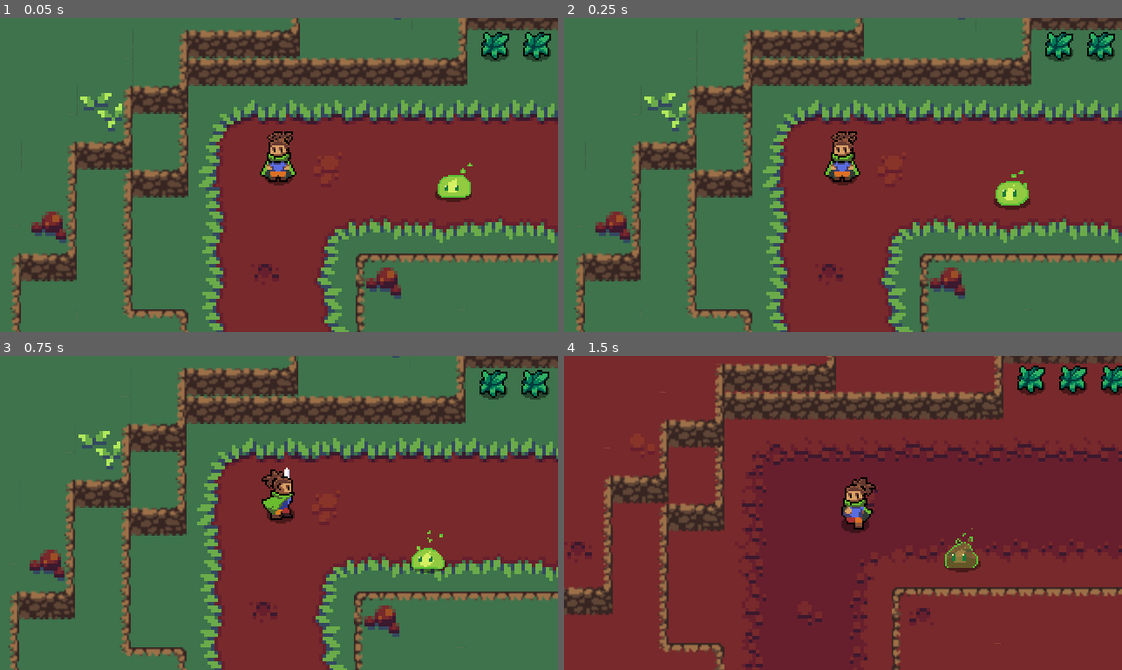
Above: before the commit, frames 1-4 (two rows, left to right).
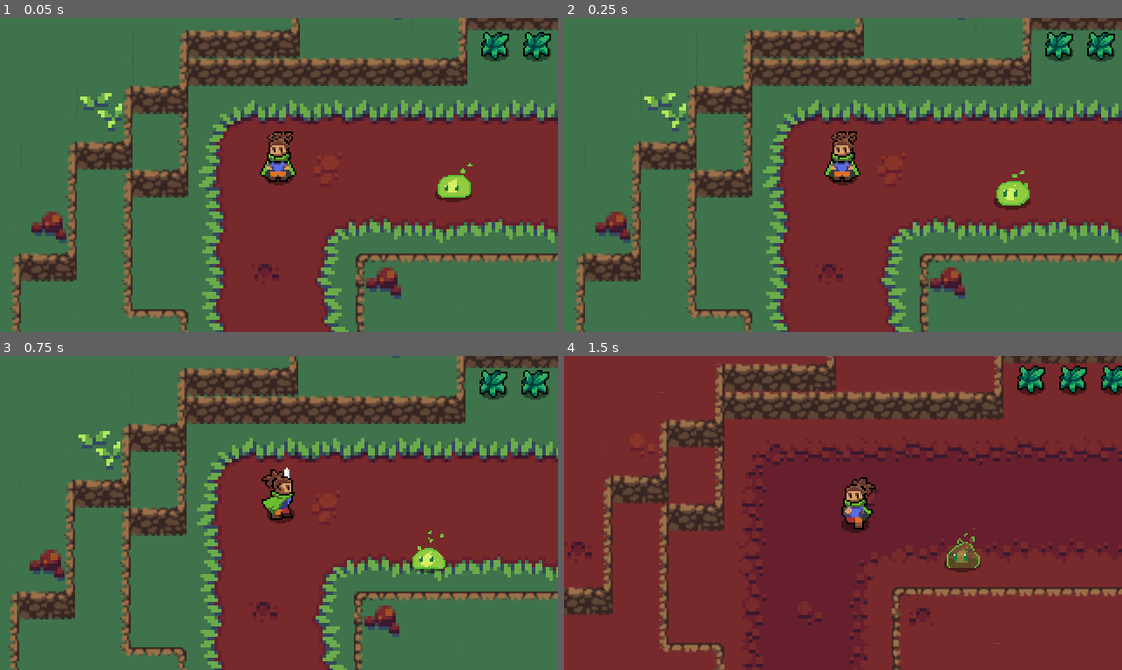
Above: after the commit, the same moments.

Repository: Thomas-Arndt/RPG.1
Game: Godot game, scene res://World/World.tscn
Two runs of this game, one before a commit and one after it. Both use one fixed random seed, a clock stepped at 60 frames per second and the inputs below.
Inputs:
- Up to frame 1 (0.05 s): no input
- Up to frame 2 (0.25 s): no input
- Up to frame 3 (0.75 s): hold Right (ui_right) from 0.53 s (still down); tap R (attack) at 0.6 s
- Up to frame 4 (1.5 s): release Right (ui_right) at 1.28 s; hold Down (ui_down) from 1.28 s (still down); tap E (d_shift) at 1.35 s

Frame 1 is identical in both runs. In frame 2, less than 0.1% of the frame differs, in the area x 77-84%, y 48-60%; in frame 3, less than 0.1%; in frame 4, 0.2%, in the area x 68-75%, y 54-68%.

Commit message:
Reworked death effect into its onw scene with animations based on the dimension vs the color of the void blob

Diff:
--- /dev/null
+++ b/Effects/EnemyEffects/VoidBlob/GreenVoidBlobDeathEffect.gd
@@ -0,0 +1,4 @@
+extends "res://Effects/EnemyEffects/VoidBlob/VoidBlobDeathEffect.gd"
+
+func get_dimension():
+	return false
--- /dev/null
+++ b/Effects/EnemyEffects/VoidBlob/GreenVoidBlobDeathEffect.tscn
@@ -0,0 +1,15 @@
+[gd_scene load_steps=5 format=2]
+
+[ext_resource path="res://Effects/EnemyEffects/VoidBlob/VoidBlobDeathEffect.tscn" type="PackedScene" id=1]
+[ext_resource path="res://Effects/EnemyEffects/VoidBlob/GreenVoidBlobDeathEffect.gd" type="Script" id=2]
+[ext_resource path="res://Effects/EnemyEffects/VoidBlob/GreenVoidBlob-die.png" type="Texture" id=3]
+[ext_resource path="res://Effects/EnemyEffects/VoidBlob/GreenVoidBlob-Faded-die.png" type="Texture" id=4]
+
+[node name="GreenVoidBlobDeathEffect" instance=ExtResource( 1 )]
+script = ExtResource( 2 )
+
+[node name="FullSprite" parent="." index="0"]
+texture = ExtResource( 3 )
+
+[node name="HalfSprite" parent="." index="1"]
+texture = ExtResource( 4 )
--- /dev/null
+++ b/Effects/EnemyEffects/VoidBlob/RedVoidBlobDeathEffect.gd
@@ -0,0 +1,5 @@
+extends "res://Effects/EnemyEffects/VoidBlob/VoidBlobDeathEffect.gd"
+
+
+func get_dimension():
+	return true
--- /dev/null
+++ b/Effects/EnemyEffects/VoidBlob/RedVoidBlobDeathEffect.tscn
@@ -0,0 +1,15 @@
+[gd_scene load_steps=5 format=2]
+
+[ext_resource path="res://Effects/EnemyEffects/VoidBlob/VoidBlobDeathEffect.tscn" type="PackedScene" id=1]
+[ext_resource path="res://Effects/EnemyEffects/VoidBlob/RedVoidBlob-Faded-die.png" type="Texture" id=2]
+[ext_resource path="res://Effects/EnemyEffects/VoidBlob/RedVoidBlobDeathEffect.gd" type="Script" id=3]
+[ext_resource path="res://Effects/EnemyEffects/VoidBlob/RedVoidBlob-die.png" type="Texture" id=4]
+
+[node name="RedVoidBlobDeathEffect" instance=ExtResource( 1 )]
+script = ExtResource( 3 )
+
+[node name="FullSprite" parent="." index="0"]
+texture = ExtResource( 4 )
+
+[node name="HalfSprite" parent="." index="1"]
+texture = ExtResource( 2 )
--- /dev/null
+++ b/Effects/EnemyEffects/VoidBlob/VoidBlobDeathEffect.gd
@@ -0,0 +1,17 @@
+extends Area2D
+
+onready var full_sprite = $FullSprite
+onready var anim_player = $AnimationPlayer
+
+func _ready():
+	if WorldStats.DIMENSION == get_dimension():
+		full_sprite.visible = true
+	else:
+		full_sprite.visible = false
+	anim_player.play("death")
+
+func _on_animation_finish():
+	queue_free()
+
+func get_dimension():
+	pass
--- /dev/null
+++ b/Effects/EnemyEffects/VoidBlob/VoidBlobDeathEffect.tscn
@@ -0,0 +1,135 @@
+[gd_scene load_steps=4 format=2]
+
+[ext_resource path="res://Effects/EnemyEffects/VoidBlob/VoidBlobDeathEffect.gd" type="Script" id=1]
+
+[sub_resource type="Animation" id=1]
+length = 0.001
+tracks/0/type = "value"
+tracks/0/path = NodePath("FullSprite:frame")
+tracks/0/interp = 1
+tracks/0/loop_wrap = true
+tracks/0/imported = false
+tracks/0/enabled = true
+tracks/0/keys = {
+"times": PoolRealArray( 0 ),
+"transitions": PoolRealArray( 1 ),
+"update": 0,
+"values": [ 1 ]
+}
+tracks/1/type = "value"
+tracks/1/path = NodePath("HalfSprite:frame")
+tracks/1/interp = 1
+tracks/1/loop_wrap = true
+tracks/1/imported = false
+tracks/1/enabled = true
+tracks/1/keys = {
+"times": PoolRealArray( 0 ),
+"transitions": PoolRealArray( 1 ),
+"update": 0,
+"values": [ 0 ]
+}
+tracks/2/type = "value"
+tracks/2/path = NodePath("FullSprite:modulate")
+tracks/2/interp = 1
+tracks/2/loop_wrap = true
+tracks/2/imported = false
+tracks/2/enabled = true
+tracks/2/keys = {
+"times": PoolRealArray( 0 ),
+"transitions": PoolRealArray( 1 ),
+"update": 0,
+"values": [ Color( 1, 1, 1, 1 ) ]
+}
+tracks/3/type = "value"
+tracks/3/path = NodePath("HalfSprite:modulate")
+tracks/3/interp = 1
+tracks/3/loop_wrap = true
+tracks/3/imported = false
+tracks/3/enabled = true
+tracks/3/keys = {
+"times": PoolRealArray( 0 ),
+"transitions": PoolRealArray( 1 ),
+"update": 0,
+"values": [ Color( 1, 1, 1, 1 ) ]
+}
+
+[sub_resource type="Animation" id=2]
+resource_name = "death"
+length = 0.75
+step = 0.05
+tracks/0/type = "value"
+tracks/0/path = NodePath("FullSprite:frame")
+tracks/0/interp = 1
+tracks/0/loop_wrap = true
+tracks/0/imported = false
+tracks/0/enabled = true
+tracks/0/keys = {
+"times": PoolRealArray( 0, 0.1, 0.15, 0.2, 0.3, 0.35, 0.45, 0.6 ),
+"transitions": PoolRealArray( 1, 1, 1, 1, 1, 1, 1, 1 ),
+"update": 1,
+"values": [ 0, 1, 2, 3, 4, 5, 6, 7 ]
+}
+tracks/1/type = "value"
+tracks/1/path = NodePath("HalfSprite:frame")
+tracks/1/interp = 1
+tracks/1/loop_wrap = true
+tracks/1/imported = false
+tracks/1/enabled = true
+tracks/1/keys = {
+"times": PoolRealArray( 0, 0.1, 0.15, 0.2, 0.3, 0.35, 0.45, 0.6 ),
+"transitions": PoolRealArray( 1, 1, 1, 1, 1, 1, 1, 1 ),
+"update": 1,
+"values": [ 0, 1, 2, 3, 4, 5, 6, 7 ]
+}
+tracks/2/type = "value"
+tracks/2/path = NodePath("FullSprite:modulate")
+tracks/2/interp = 1
+tracks/2/loop_wrap = true
+tracks/2/imported = false
+tracks/2/enabled = true
+tracks/2/keys = {
+"times": PoolRealArray( 0, 0.45, 0.75 ),
+"transitions": PoolRealArray( 1, 1, 1 ),
+"update": 0,
+"values": [ Color( 1, 1, 1, 1 ), Color( 1, 1, 1, 1 ), Color( 1, 1, 1, 0 ) ]
+}
+tracks/3/type = "value"
+tracks/3/path = NodePath("HalfSprite:modulate")
+tracks/3/interp = 1
+tracks/3/loop_wrap = true
+tracks/3/imported = false
+tracks/3/enabled = true
+tracks/3/keys = {
+"times": PoolRealArray( 0, 0.45, 0.75 ),
+"transitions": PoolRealArray( 1, 1, 1 ),
+"update": 0,
+"values": [ Color( 1, 1, 1, 1 ), Color( 1, 1, 1, 1 ), Color( 1, 1, 1, 0 ) ]
+}
+tracks/4/type = "method"
+tracks/4/path = NodePath(".")
+tracks/4/interp = 1
+tracks/4/loop_wrap = true
+tracks/4/imported = false
+tracks/4/enabled = true
+tracks/4/keys = {
+"times": PoolRealArray( 0.75 ),
+"transitions": PoolRealArray( 1 ),
+"values": [ {
+"args": [  ],
+"method": "_on_animation_finish"
+} ]
+}
+
+[node name="VoidBlobDeathEffect" type="Area2D"]
+script = ExtResource( 1 )
+
+[node name="FullSprite" type="Sprite" parent="."]
+hframes = 8
+frame = 1
+
+[node name="HalfSprite" type="Sprite" parent="."]
+hframes = 8
+
+[node name="AnimationPlayer" type="AnimationPlayer" parent="."]
+anims/RESET = SubResource( 1 )
+anims/death = SubResource( 2 )
--- a/Enemies/GreenVoidBlob.gd
+++ b/Enemies/GreenVoidBlob.gd
@@ -1,5 +1,6 @@
 extends "res://Enemies/VoidBlob.gd"
 
+const DeathEffect = preload("res://Effects/EnemyEffects/VoidBlob/GreenVoidBlobDeathEffect.tscn")
 
 func match_dimension():
 	if WorldStats.DIMENSION == true:
@@ -13,3 +14,8 @@
 
 func get_dimension():
 	return true
+
+func death_animation():
+	var death_effect = DeathEffect.instance()
+	get_parent().add_child(death_effect)
+	death_effect.global_position = global_position
--- a/Enemies/GreenVoidBlob.tscn
+++ b/Enemies/GreenVoidBlob.tscn
@@ -1,7 +1,7 @@
 [gd_scene load_steps=11 format=2]
 
-[ext_resource path="res://Enemies/GreenVoidBlob-Faded-idle-move-die.png" type="Texture" id=1]
-[ext_resource path="res://Enemies/GreenVoidBlob-idle-move-die.png" type="Texture" id=2]
+[ext_resource path="res://Enemies/GreenVoidBlob-idle-move.png" type="Texture" id=1]
+[ext_resource path="res://Enemies/GreenVoidBlob-Faded-idle-move.png" type="Texture" id=2]
 [ext_resource path="res://Enemies/VoidBlob.tscn" type="PackedScene" id=3]
 [ext_resource path="res://Enemies/GreenVoidBlob.gd" type="Script" id=4]
 [ext_resource path="res://Enemies/BlobAttackGreenHalf.png" type="Texture" id=5]
@@ -52,11 +52,11 @@
 
 [node name="FullSprite" parent="." index="1"]
 material = SubResource( 3 )
-texture = ExtResource( 2 )
+texture = ExtResource( 1 )
 
 [node name="HalfSprite" parent="." index="2"]
 material = SubResource( 5 )
-texture = ExtResource( 1 )
+texture = ExtResource( 2 )
 
 [node name="FullAttackSprite" parent="." index="3"]
 texture = ExtResource( 6 )
--- a/Enemies/RedVoidBlob.gd
+++ b/Enemies/RedVoidBlob.gd
@@ -1,5 +1,6 @@
 extends "res://Enemies/VoidBlob.gd"
 
+const DeathEffect = preload("res://Effects/EnemyEffects/VoidBlob/RedVoidBlobDeathEffect.tscn")
 
 func match_dimension():
 	if WorldStats.DIMENSION == true:
@@ -13,3 +14,8 @@
 
 func get_dimension():
 	return false
+
+func death_animation():
+	var death_effect = DeathEffect.instance()
+	get_parent().add_child(death_effect)
+	death_effect.global_position = global_position
--- a/Enemies/RedVoidBlob.tscn
+++ b/Enemies/RedVoidBlob.tscn
@@ -1,7 +1,7 @@
 [gd_scene load_steps=11 format=2]
 
-[ext_resource path="res://Enemies/RedVoidBlob-idle-move-die.png" type="Texture" id=1]
-[ext_resource path="res://Enemies/RedVoidBlob-Faded-idle-move-die.png" type="Texture" id=2]
+[ext_resource path="res://Enemies/RedVoidBlob-idle-move.png" type="Texture" id=1]
+[ext_resource path="res://Enemies/RedVoidBlob-Faded-idle-move.png" type="Texture" id=2]
 [ext_resource path="res://Enemies/VoidBlob.tscn" type="PackedScene" id=3]
 [ext_resource path="res://Enemies/RedVoidBlob.gd" type="Script" id=4]
 [ext_resource path="res://Enemies/BlobAttackRedFull.png" type="Texture" id=5]
--- a/Enemies/VoidBlob.gd
+++ b/Enemies/VoidBlob.gd
@@ -114,11 +114,15 @@
 
 func _on_Stats_no_health():
 	queue_free()
+	death_animation()
 
 func match_dimension():
 	pass
 
 func get_dimension():
+	pass
+
+func death_animation():
 	pass
 
 func _on_HurtBox_invincible_start():
--- a/Enemies/VoidBlob.tscn
+++ b/Enemies/VoidBlob.tscn
@@ -334,60 +334,6 @@
 "transitions": PoolRealArray( 1 ),
 "update": 0,
 "values": [ Vector2( 0, -24 ) ]
-}
-
-[sub_resource type="Animation" id=37]
-resource_name = "death"
-length = 0.75
-loop = true
-step = 0.05
-tracks/0/type = "value"
-tracks/0/path = NodePath("FullSprite:frame")
-tracks/0/interp = 1
-tracks/0/loop_wrap = true
-tracks/0/imported = false
-tracks/0/enabled = true
-tracks/0/keys = {
-"times": PoolRealArray( 0, 0.1, 0.15, 0.2, 0.3, 0.35, 0.45, 0.6 ),
-"transitions": PoolRealArray( 1, 1, 1, 1, 1, 1, 1, 1 ),
-"update": 1,
-"values": [ 13, 14, 15, 16, 17, 18, 19, 20 ]
-}
-tracks/1/type = "value"
-tracks/1/path = NodePath("HalfSprite:frame")
-tracks/1/interp = 1
-tracks/1/loop_wrap = true
-tracks/1/imported = false
-tracks/1/enabled = true
-tracks/1/keys = {
-"times": PoolRealArray( 0, 0.1, 0.15, 0.2, 0.3, 0.35, 0.45, 0.6 ),
-"transitions": PoolRealArray( 1, 1, 1, 1, 1, 1, 1, 1 ),
-"update": 1,
-"values": [ 13, 14, 15, 16, 17, 18, 19, 20 ]
-}
-tracks/2/type = "value"
-tracks/2/path = NodePath("FullSprite:modulate")
-tracks/2/interp = 1
-tracks/2/loop_wrap = true
-tracks/2/imported = false
-tracks/2/enabled = true
-tracks/2/keys = {
-"times": PoolRealArray( 0, 0.45, 0.75 ),
-"transitions": PoolRealArray( 1, 1, 1 ),
-"update": 0,
-"values": [ Color( 1, 1, 1, 1 ), Color( 1, 1, 1, 1 ), Color( 1, 1, 1, 0 ) ]
-}
-tracks/3/type = "value"
-tracks/3/path = NodePath("HalfSprite:modulate")
-tracks/3/interp = 1
-tracks/3/loop_wrap = true
-tracks/3/imported = false
-tracks/3/enabled = true
-tracks/3/keys = {
-"times": PoolRealArray( 0, 0.45, 0.75 ),
-"transitions": PoolRealArray( 1, 1, 1 ),
-"update": 0,
-"values": [ Color( 1, 1, 1, 1 ), Color( 1, 1, 1, 1 ), Color( 1, 1, 1, 0 ) ]
 }
 
 [sub_resource type="Animation" id=4]
@@ -829,13 +775,11 @@
 
 [node name="FullSprite" type="Sprite" parent="."]
 material = SubResource( 18 )
-hframes = 21
-frame = 14
+hframes = 13
 
 [node name="HalfSprite" type="Sprite" parent="."]
 material = SubResource( 20 )
-hframes = 21
-frame = 14
+hframes = 13
 
 [node name="FullAttackSprite" type="Sprite" parent="."]
 visible = false
@@ -854,7 +798,6 @@
 [node name="AnimationPlayer" type="AnimationPlayer" parent="."]
 anims/RESET = SubResource( 30 )
 anims/SETUP = SubResource( 2 )
-anims/death = SubResource( 37 )
 anims/idle = SubResource( 4 )
 anims/move = SubResource( 5 )
 
Binary file added: Effects/EnemyEffects/VoidBlob/GreenVoidBlob-Faded-die.png
Not shown, changed: Effects/EnemyEffects/VoidBlob/GreenVoidBlob-Faded-die.png.import
Binary file added: Effects/EnemyEffects/VoidBlob/GreenVoidBlob-die.png
Not shown, changed: Effects/EnemyEffects/VoidBlob/GreenVoidBlob-die.png.import
Binary file added: Effects/EnemyEffects/VoidBlob/RedVoidBlob-Faded-die.png
Not shown, changed: Effects/EnemyEffects/VoidBlob/RedVoidBlob-Faded-die.png.import
Binary file added: Effects/EnemyEffects/VoidBlob/RedVoidBlob-die.png
Not shown, changed: Effects/EnemyEffects/VoidBlob/RedVoidBlob-die.png.import
Binary file removed: Enemies/GreenVoidBlob-Faded-idle-move-die.png
Binary file removed: Enemies/GreenVoidBlob-idle-move-die.png
Binary file removed: Enemies/RedVoidBlob-Faded-idle-move-die.png
Binary file removed: Enemies/RedVoidBlob-idle-move-die.png
(and 2 more such lines)
